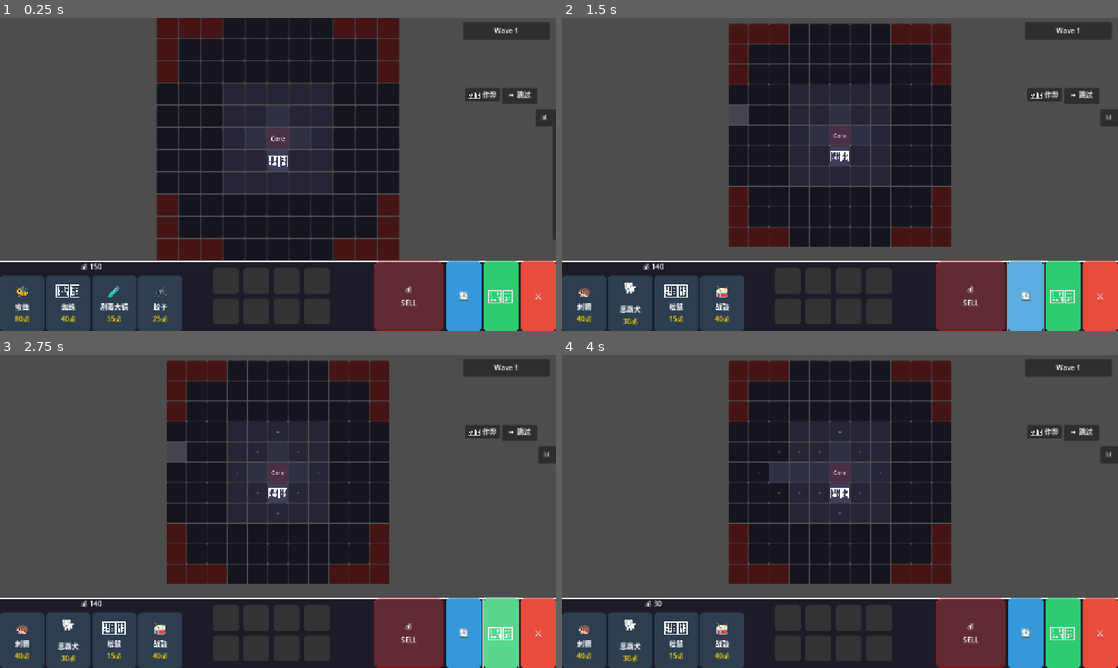
Above: before the commit, frames 1-4 (two rows, left to right).
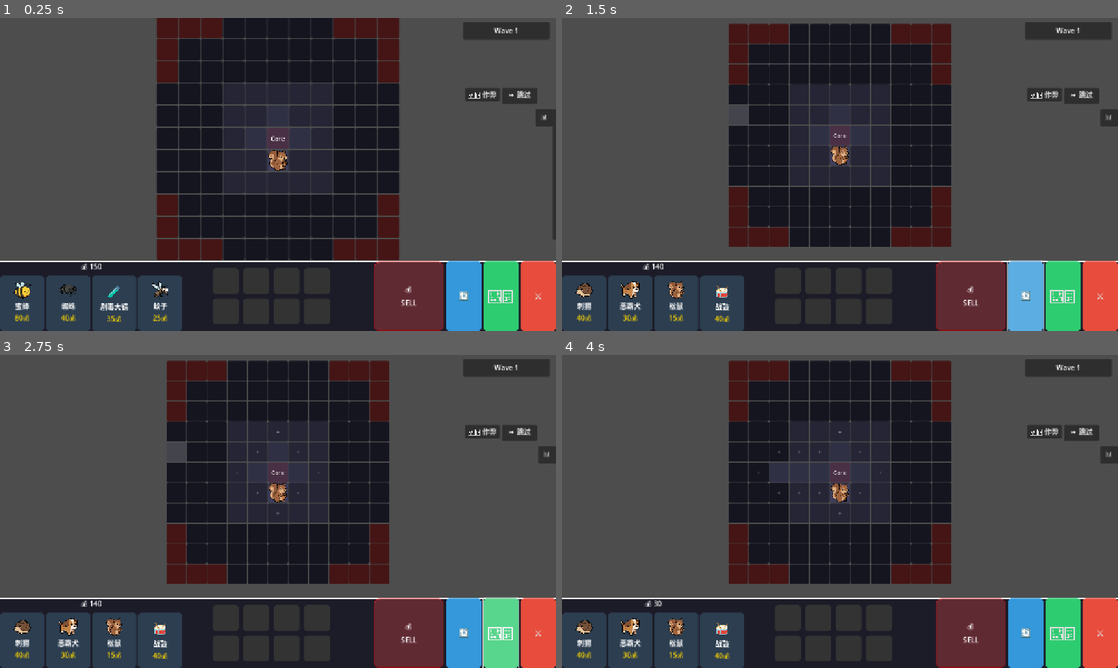
Above: after the commit, the same moments.

Repository: seekerzz/tower-html
Game: Godot game, scene res://src/Scenes/Game/MainGame.tscn
Same seed, same stepped clock (60 frames per second), same inputs: the game is played once before the commit and once after it. The project has no main scene, so this scene is started directly.
Inputs (mouse positions are in pixels of both pictures, inside the frame that each line leads up to):
- Up to frame 1 (0.25 s): no input
- Up to frame 2 (1.5 s): tap Enter at 0.5 s; drag from (734, 33) to (734, 115) at 0.52 s; click "🔄" at 1.25 s
- Up to frame 3 (2.75 s): click "🏗️" at 2 s
- Up to frame 4 (4 s): click "+" at 2.75 s; click "+" at 3.5 s

The runs differ from the first frame. In frame 1, 0.7% of the frame differs, in the area x 2-52%, y 42-98%; in frame 2, 0.9%; in frame 3, 0.9%, in the area x 2-52%, y 40-99%; in frame 4, 0.9%.
Error before the commit: Parse Error: Used space character for indentation instead of tab as used before in the file. (res://src/Scripts/DrawManager.gd:13)

Commit message:
Upload imgs

Diff:
--- a/src/Scripts/DrawManager.gd
+++ b/src/Scripts/DrawManager.gd
@@ -13,14 +13,14 @@
 func _spawn_barricade(grid_pos: Vector2i, mat_key: String):
 	# Kept for compatibility if other systems call this, but building via mouse is removed.
 	# Or should I remove this too?
-    # The requirement says "clean up deprecated logic", "Remove mouse click barricade building".
-    # But units/enemies might trigger barricade spawning (e.g. Scorpion/Spider).
-    # If those use GameManager or GridManager to spawn, we might not need this here.
-    # However, this file is `DrawManager`. The plan said "Clean up ... if they are solely for the deprecated building system".
-    # I will keep _spawn_barricade if it seems potentially useful, but for now I'll just clean everything related to manual building.
-    # Actually, let's keep `_spawn_barricade` if it's used elsewhere, but looking at `Enemy.gd` or `Constants.gd`, it doesn't seem `DrawManager` is the central place for programmatic spawning.
-    # Usually `GridManager` handles obstacles.
-    # But wait, `DrawManager` seems to be the place that instantiates `barricade_scene`.
-    # Let's check if anyone calls `DrawManager.spawn_barricade` or similar.
-    # I'll just keep the class minimal for now as requested: "Clear _unhandled_input".
-    pass
+	# The requirement says "clean up deprecated logic", "Remove mouse click barricade building".
+	# But units/enemies might trigger barricade spawning (e.g. Scorpion/Spider).
+	# If those use GameManager or GridManager to spawn, we might not need this here.
+	# However, this file is `DrawManager`. The plan said "Clean up ... if they are solely for the deprecated building system".
+	# I will keep _spawn_barricade if it seems potentially useful, but for now I'll just clean everything related to manual building.
+	# Actually, let's keep `_spawn_barricade` if it's used elsewhere, but looking at `Enemy.gd` or `Constants.gd`, it doesn't seem `DrawManager` is the central place for programmatic spawning.
+	# Usually `GridManager` handles obstacles.
+	# But wait, `DrawManager` seems to be the place that instantiates `barricade_scene`.
+	# Let's check if anyone calls `DrawManager.spawn_barricade` or similar.
+	# I'll just keep the class minimal for now as requested: "Clear _unhandled_input".
+	pass
Binary file added: assets/images/UI/bg_battle.png
Binary file added: assets/images/UI/bg_shop.png
Binary file added: assets/images/UI/tile_sheet.png
Binary file added: assets/images/UI/tile_spawn.png
Binary file added: assets/images/enemies/golem.png
Binary file added: assets/images/enemies/slime.png
Binary file added: assets/images/enemies/treant.png
Binary file added: assets/images/enemies/wolf.png
Binary file added: assets/images/units/bear.png
Binary file added: assets/images/units/bee.png
Binary file added: assets/images/units/butterfly.png
Binary file added: assets/images/units/cow.png
(and 19 more such lines)
